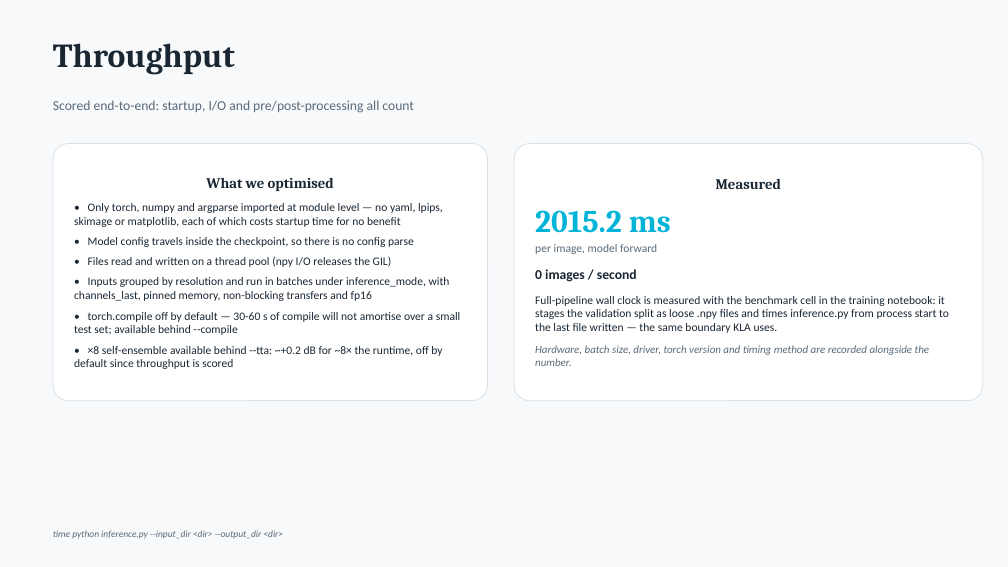
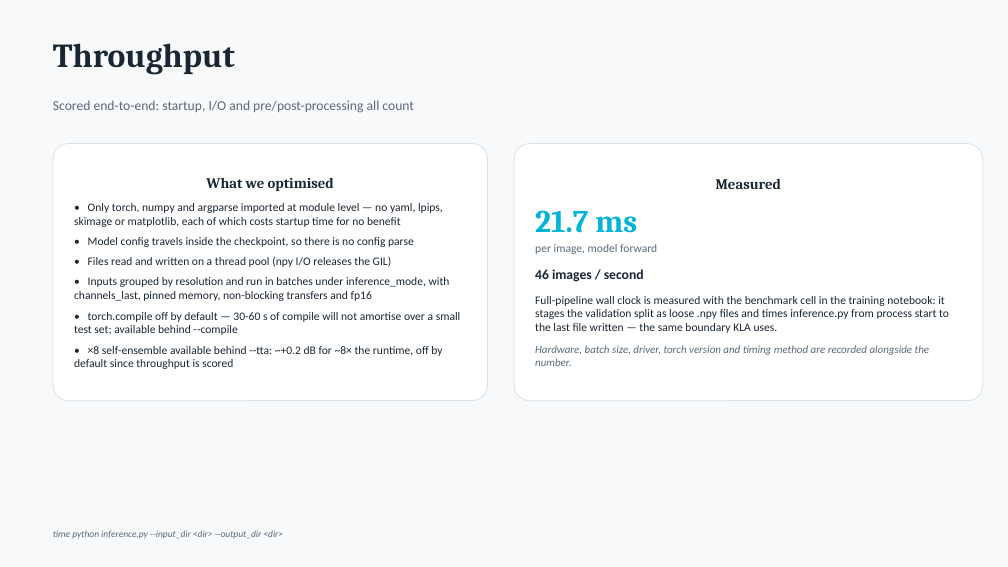
Before and after one commit to 23f2001033/kla-restore, a slide deck: slide 10 of solution_presentation.pptx. Drawn at 1008x567 pixels with LibreOffice and Linux fonts; fonts in the diff are those of the drawing. Boxes give left, top, right and bottom in pixels: in the first picture for what was removed or moved away, otherwise in the second. Text is boxed around its words. In the diff, an @@ line names an element or a change of style, - is before the commit and + after.

```diff
--- a/solution_presentation.pptx
+++ b/solution_presentation.pptx
@@ text in rounded rectangle at (535,210,637,233): text changed @@
-2015.2 ms
+21.7 ms
@@ text in rounded rectangle at (535,269,644,282): text changed @@
-0 images / second
+46 images / second
```
Also in this commit, not shown: 1 other slide changed.
